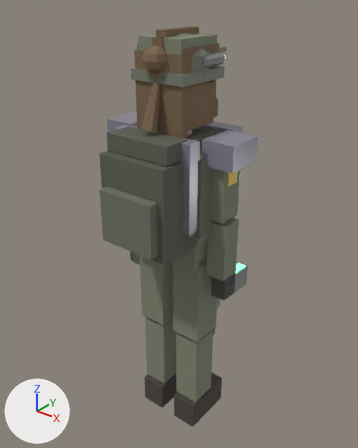
One commit to the glTF model assets/models/merc.glb: the scene before it, then after it.
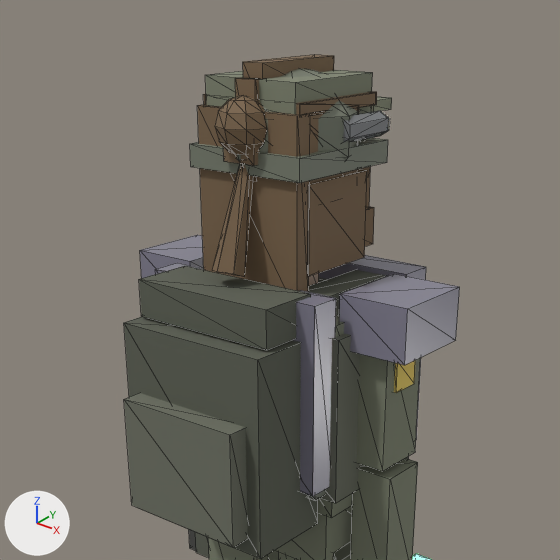
There are two pictures of each version: one whole from a 50 mm lens placed at (1.228, -1.53, 1.998), pointed at (-0.002, 0.008, 1.044), one close up on the part from 11% to 86% of the width and 0% to 59% of the height. The lights are fixed; the arrows at lower left show +X, +Y and +Z. The older version's two pictures come first. The close-ups show mesh edges as thin lines. Vertices at exactly the same position are counted once.

The older version as bpy lines, for what is in view:
```python
me_gear_backpack = bpy.data.meshes.new('Gear_Backpack')
me_gear_backpack.from_pydata(...)  # 24 vertices, 36 faces; spans x -0.16..0.16, y -0.325..-0.115, z 1.03..1.485
# faces by material slot: [24, 12]
me_gear_backpack.materials.append(mat_webbing)  # dark grey #5d6155
me_gear_backpack.materials.append(mat_vest)  # grey #6f7365
me_gear_cap = bpy.data.meshes.new('Gear_Cap')
me_gear_cap.from_pydata(...)  # 16 vertices, 24 faces; spans x -0.1..0.1, y -0.11..0.19, z 1.755..1.825
me_gear_cap.materials.append(mat_uniform)  # grey #818673
me_gear_helmet = bpy.data.meshes.new('Gear_Helmet')
me_gear_helmet.from_pydata(...)  # 50 vertices, 88 faces; spans x -0.13..0.13, y -0.142..0.145, z 1.62..1.84
# faces by material slot: [76, 12]
me_gear_helmet.materials.append(mat_helmet)  # grey #797e6f
me_gear_helmet.materials.append(mat_gearmetal)  # grey #7c7e81
me_gear_torch = bpy.data.meshes.new('Gear_Torch')
me_gear_torch.from_pydata(...)  # 24 vertices, 40 faces; spans x 0.1009..0.1391, y -0.01..0.1145, z 1.718..1.762
# faces by material slot: [20, 20]
me_gear_torch.materials.append(mat_gearmetal)  # grey #7c7e81
me_gear_torch.materials.append(mat_torchlens)  # pale yellow #fff9e7, glowing pale yellow #fff9e7
ob_gear_backpack = bpy.data.objects.new('Gear_Backpack', me_gear_backpack)
ob_gear_backpack.location = (0.0, 0.0, 0.0)
ob_gear_cap = bpy.data.objects.new('Gear_Cap', me_gear_cap)
ob_gear_cap.location = (0.0, 0.0, 0.0)
ob_gear_helmet = bpy.data.objects.new('Gear_Helmet', me_gear_helmet)
ob_gear_helmet.location = (0.0, 0.0, 0.0)
ob_gear_torch = bpy.data.objects.new('Gear_Torch', me_gear_torch)
ob_gear_torch.location = (0.0, 0.0, 0.0)
# also in view: 'Look_HairMohawk' at (0.0, -0.002, 1.735); 'Look_HairPony' at (0.0, -0.044, 1.642); 'Look_HairBun' at (0.0, -0.029, 1.7); 'Gear_Plate' at (0.0, 0.001, 1.05); 'Vest' at (0.0, 0.012, 1.25)
```
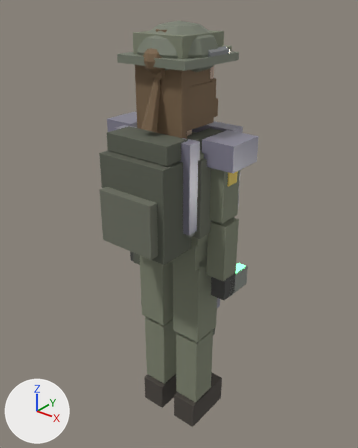
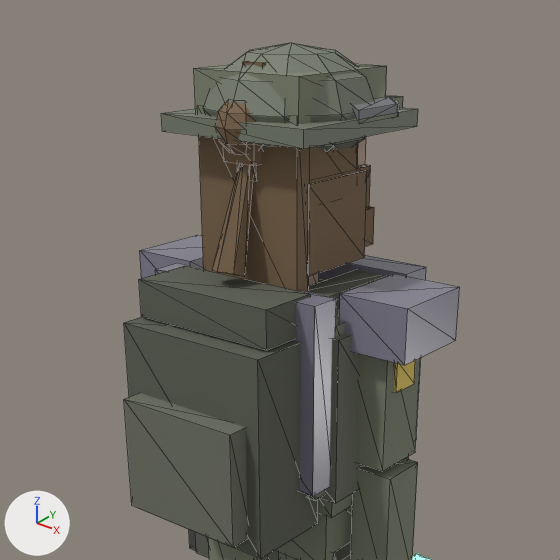
What the commit changed:
me_gear_cap is used by ob_gear_cap; location (0.0, 0.0, 0.0).
me_gear_cap had 16 vertices, 24 faces and spanned x -0.1..0.1, y -0.11..0.19, z 1.755..1.825.
me_gear_cap now has 16 vertices, 24 faces and spans x -0.116..0.116, y -0.121..0.213, z 1.756..1.836.
me_gear_cap part 1: the loose piece of 8 vertices spanning x -0.1..0.1, y -0.11..0.11, z 1.755..1.825 is scaled about its middle by (1.16, 1.15, 1.11), then moved by (0.0, 0.005, 0.007).
me_gear_cap part 2: the loose piece of 8 vertices spanning x -0.09..0.09, y 0.09..0.19, z 1.755..1.775 is scaled about its middle by (1.11, 1.1, 1), then moved by (0.0, 0.018, 0.001).
me_gear_helmet is used by ob_gear_helmet; location (0.0, 0.0, 0.0).
me_gear_helmet had 50 vertices, 88 faces and spanned x -0.13..0.13, y -0.142..0.145, z 1.62..1.84.
me_gear_helmet now has 68 vertices, 124 faces and spans x -0.159..0.159, y -0.163..0.173, z 1.669..1.875.
me_gear_helmet part 3: a new loose piece, a UV sphere (10 segments, 6 rings, poles along z) spanning x -0.148..0.148, y -0.16..0.17, z 1.669..1.875, in mat_helmet (grey #797e6f).
me_gear_helmet part 4: a new loose piece, a box spanning x -0.159..0.159, y -0.163..0.173, z 1.732..1.762, in mat_helmet (grey #797e6f).
me_gear_helmet part 5: the loose piece of 34 vertices spanning x -0.13..0.13, y -0.142..0.142, z 1.62..1.84 is deleted.
me_gear_helmet part 6: the loose piece of 8 vertices spanning x -0.125..0.125, y -0.13..0.13, z 1.67..1.71 is deleted.
Other edits to the shape of me_gear_helmet do not show in these pictures.
me_gear_torch is used by ob_gear_torch; location (0.0, 0.0, 0.0).
me_gear_torch had 24 vertices, 40 faces and spanned x 0.1009..0.1391, y -0.01..0.1145, z 1.718..1.762.
me_gear_torch now has 24 vertices, 40 faces and spans x 0.1189..0.1571, y -0.01..0.1145, z 1.743..1.787.
me_gear_torch part 7: the whole mesh is moved by (0.018, 0.0, 0.025).

Boxes (x1, y1, x2, y2) around the edits, measured in the close-ups (560 x 560 px; the box of a moved part takes in the faces that stretch with it):
'Gear_Helmet', reshaped (30% wider): before (190, 69, 388, 183); after (161, 43, 418, 152)
'Gear_Cap', reshaped: before (205, 70, 392, 114); after (194, 63, 403, 124)
'Gear_Torch', moved: before (343, 111, 390, 142); after (353, 97, 399, 119)
part 1 of me_gear_cap, moved or reshaped: before (205, 70, 373, 114); after (194, 63, 387, 124)
part 2 of me_gear_cap, moved or reshaped (mostly hidden): before (371, 97, 392, 112); after (386, 95, 403, 107)
part 3 of me_gear_helmet, added: after (203, 43, 374, 152)
part 4 of me_gear_helmet, added: after (161, 107, 418, 149)
part 5 of me_gear_helmet, deleted: before (237, 69, 364, 166)
part 6 of me_gear_helmet, deleted: before (190, 138, 388, 183)
'Look_HairMohawk', unchanged, covered by the edit: before (235, 54, 334, 181); after (237, 61, 267, 181)
